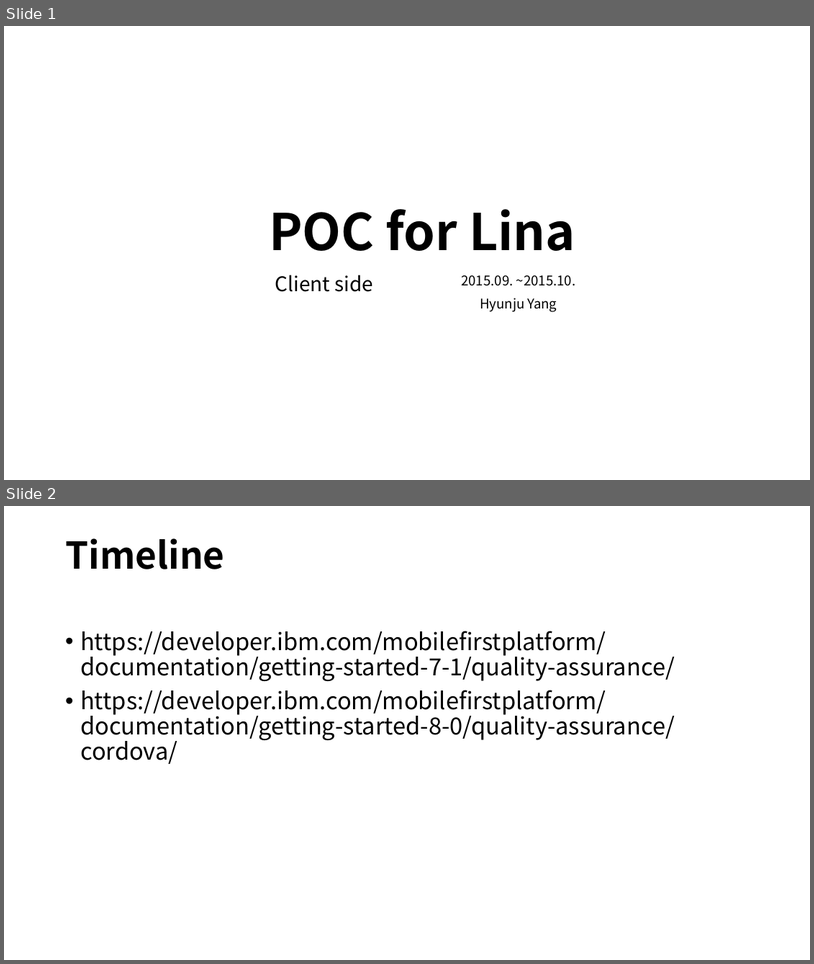
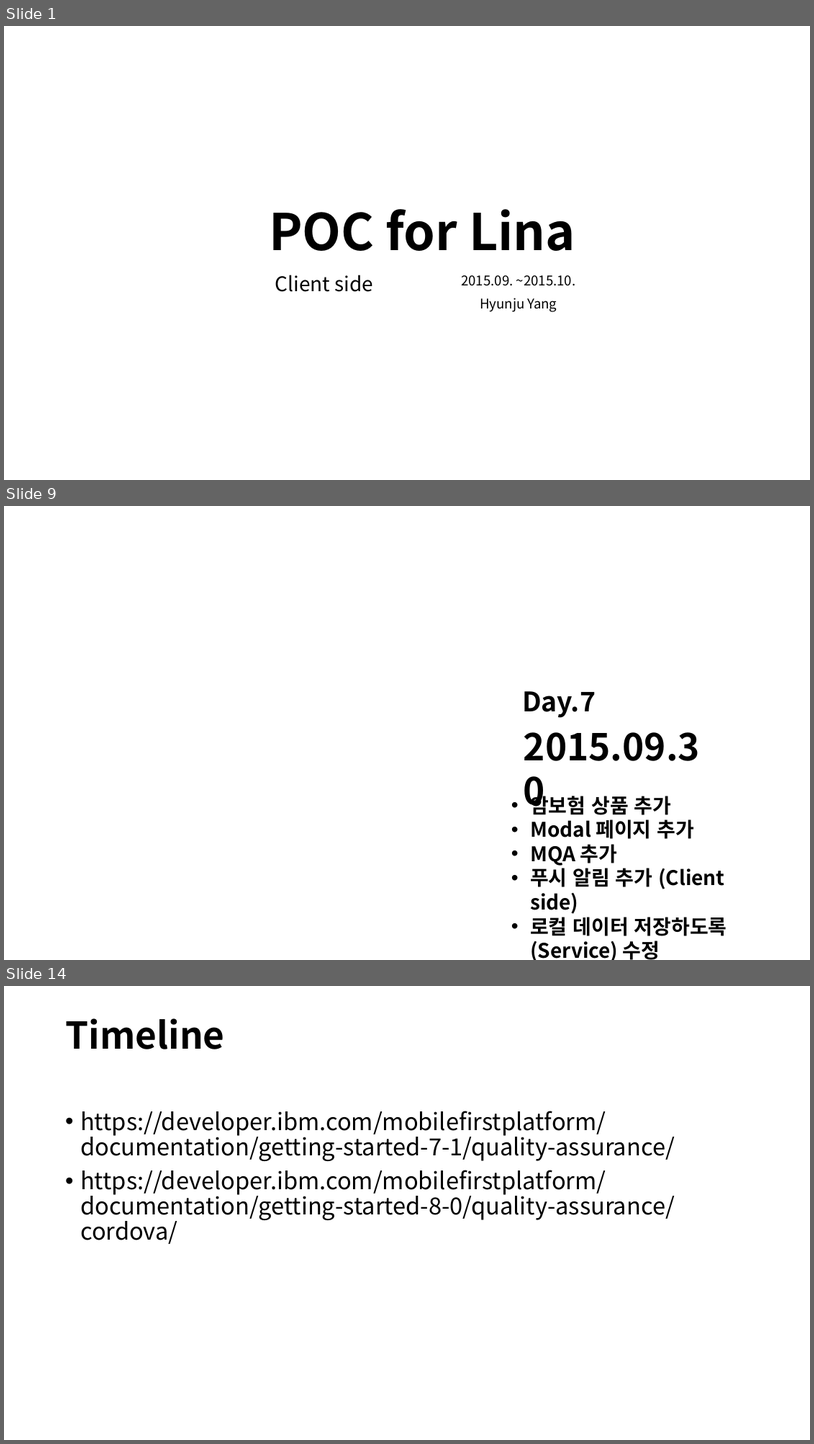
Before and after one commit to hjooyang/poc, a slide deck: POC for Lina.ppt. Shown one above the other, each under a label of ours: slides 1 and 2 before the commit, slides 1, 9 and 14 after it; the slides between them are not shown. The pictures are 814x964 and 814x1444 pixels, drawn with LibreOffice and Linux fonts; fonts in the diff are those of the drawing. Boxes give left, top, right and bottom in pixels: in the first picture for what was removed or moved away, otherwise in the second. Text is boxed around its words. In the diff, an @@ line names an element or a change of style, - is before the commit and + after.

```diff
--- a/POC for Lina.ppt
+++ b/POC for Lina.ppt
@@ slide 9 added at (4, 506, 810, 960), background #FFFFFF @@
@@ text added at (522, 691, 596, 718), 32 pt, text #000000, bold @@
+Day.7
@@ text added at (524, 732, 700, 761), 44 pt, text #000000, bold @@
+2015.09.30
@@ text added at (530, 793, 728, 960), 24 pt, text #000000, bold @@
+• 암보험 상품 추가
+• Modal 페이지 추가
+• MQA 추가
+• 푸시 알림 추가 (Client side)
+• 로컬 데이터 저장하도록 (Service) 수정
@@ what was slide 2 is now slide 14 @@
```
Also in this commit, not shown: 1 slide changed, 14 other slides added, 3 slides removed.
